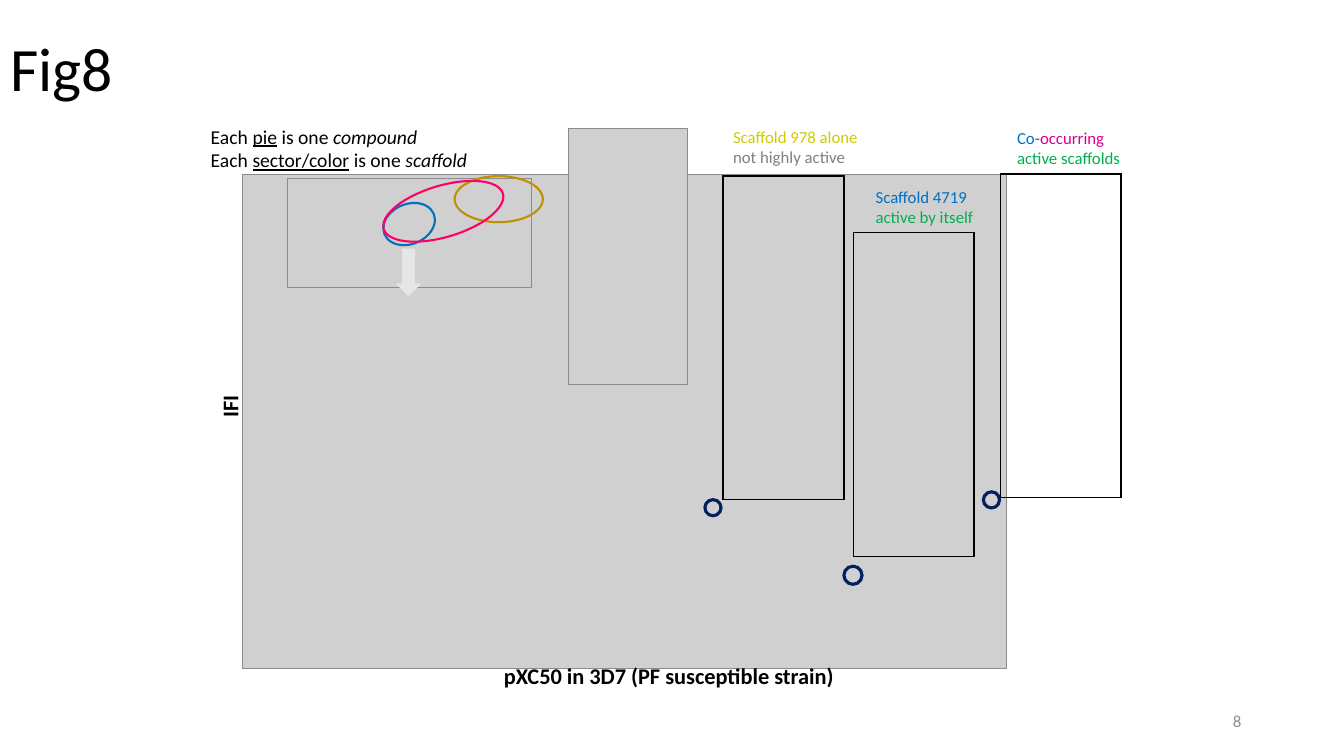
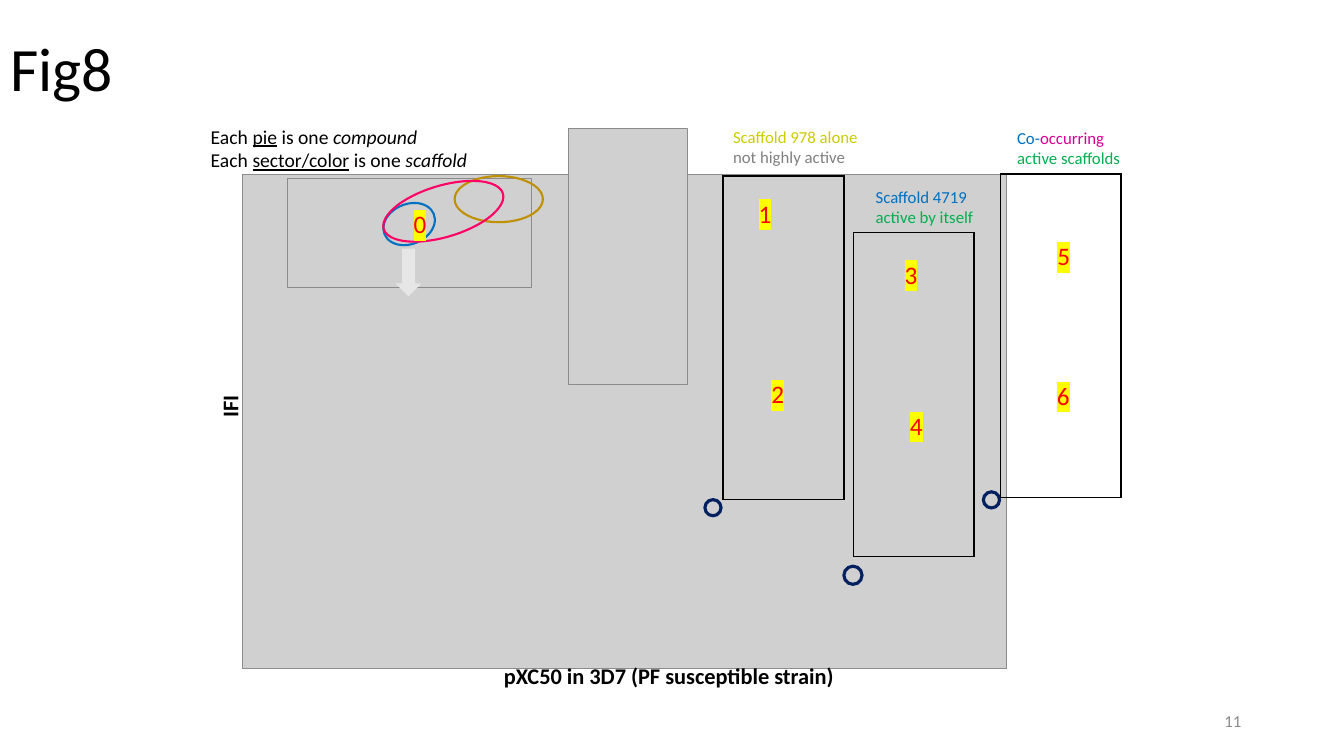
Before and after one commit to ncats/scaffoldanalytics, a slide deck: slide 11 of pres/Scaffold analytics figures to modify with chemical structures.pptx (slide 8 before the commit). Drawn at 1344x756 pixels with LibreOffice and Linux fonts; fonts in the diff are those of the drawing; grey boxes stand for pictures. Boxes give left, top, right and bottom in pixels: in the first picture for what was removed or moved away, otherwise in the second. Text is boxed around its words. In the diff, an @@ line names an element or a change of style, - is before the commit and + after.

```diff
--- a/pres/Scaffold analytics figures to modify with chemical structures.pptx
+++ b/pres/Scaffold analytics figures to modify with chemical structures.pptx
@@ text added at [759,202,772,229], 18 pt, text #FF0000 @@
+1
@@ text added at [414,213,427,240], 18 pt, text #FF0000 @@
+0
@@ text added at [905,263,918,290], 18 pt, text #FF0000 @@
+3
@@ text added at [1057,248,1070,265], 18 pt, text #FF0000 @@
+5
@@ text added at [771,386,784,403], 18 pt, text #FF0000 @@
+2
@@ text added at [1057,388,1070,405], 18 pt, text #FF0000 @@
+6
@@ text added at [910,418,923,435], 18 pt, text #FF0000 @@
+4
@@ page number at [1224,716,1241,727]: text changed @@
-8
+11
```
Also in this commit, not shown: 4 other slides changed, 9 slides added, 4 slides removed, 7 other files.
